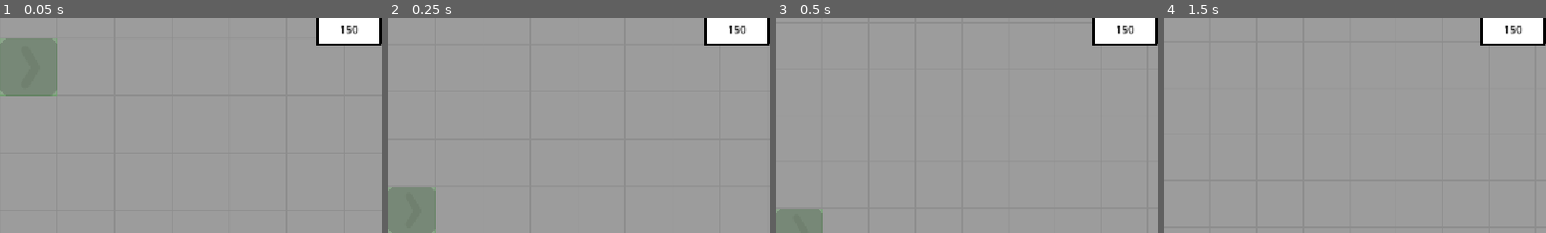
Above: before the commit, frames 1-4 (left to right).
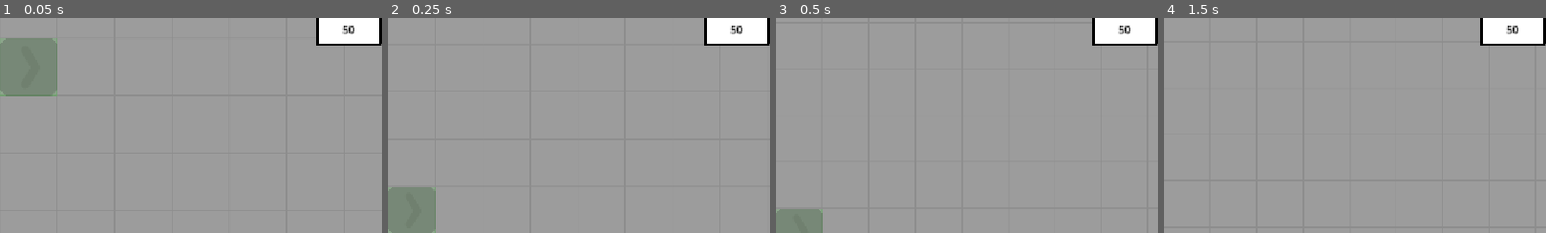
Above: after the commit, the same moments.

Repository: Schlutzkrapfen/Camara-Game
Game: Godot game, scene res://Levels/main_scene_RobertTesting.tscn
Two runs of this game, one before a commit and one after it. Both use one fixed random seed, a clock stepped at 60 frames per second and the inputs below.
Inputs (mouse positions are % of the whole screen's width and height, from its top left):
- Up to frame 1 (0.05 s): no input
- Up to frame 2 (0.25 s): no input
- Up to frame 3 (0.5 s): no input
- Up to frame 4 (1.5 s): click (3, 95) at 0.5 s; click (8, 95) at 1.25 s
The pictures show only the part of the screen within x 50-100%, y 1-51%; the shares and areas given below are measured in that part.

The runs differ from the first frame. In frame 1, 0.1% of the frame differs, in the area x 89-94%, y 3-8%; in frame 2, 0.1%; in frame 3, 0.1%; in frame 4, 0.1%.

Commit message:
changed a the start amount of the goo

Diff:
--- a/Levels/main_scene_RobertTesting.tscn
+++ b/Levels/main_scene_RobertTesting.tscn
@@ -37,6 +37,7 @@
 [ext_resource type="PackedScene" uid="uid://c73shjx8rmcap" path="res://Levels/Settlements/SmallVillage.tscn" id="32_g6w46"]
 [ext_resource type="PackedScene" uid="uid://bm7mbhlfu68eb" path="res://Levels/Settlements/LargeVillage.tscn" id="33_jgmq5"]
 [ext_resource type="PackedScene" uid="uid://cp1dcam88gwgc" path="res://Levels/Settlements/BossLevel.tscn" id="34_as7p5"]
+[ext_resource type="AudioStream" uid="uid://cul6eqprga863" path="res://assets/Soundeffects/Rotate_Building.wav" id="38_o4py4"]
 
 [sub_resource type="TileSetAtlasSource" id="TileSetAtlasSource_mne4e"]
 texture = ExtResource("2_5mrl6")
@@ -161,6 +162,10 @@
 tile_size = Vector2i(100, 100)
 sources/0 = SubResource("TileSetAtlasSource_8rkvs")
 sources/1 = SubResource("TileSetAtlasSource_xnfqo")
+
+[sub_resource type="AudioStreamRandomizer" id="AudioStreamRandomizer_nacyp"]
+streams_count = 1
+stream_0/stream = ExtResource("38_o4py4")
 
 [node name="Main Scene" type="Node2D" unique_id=1857987435]
 
@@ -223,4 +228,7 @@
 
 [node name="Audiomanager" type="Node" parent="." unique_id=1811397297]
 
+[node name="AudioStreamPlayer" type="AudioStreamPlayer" parent="Audiomanager" unique_id=1009209331]
+stream = SubResource("AudioStreamRandomizer_nacyp")
+
 [connection signal="is_okay_to_build" from="CheckIfBuild" to="MainTailMap" method="check_building"]
--- a/script/globals/Global.gd
+++ b/script/globals/Global.gd
@@ -1,7 +1,7 @@
 extends Node
 var build_zone_size_buttom_right:Vector2i = Vector2i(64,69)
 var build_zone_size_top_left:Vector2i = Vector2i(-62,-3)
-var curGoo: int = 150
+var curGoo: int = 50
 @onready var factory_list: Array[BuildingResource] = [
 	preload("res://Resourcen/goo_factory.tres"),
 	preload("res://Resourcen/conaer_belt.tres"),
